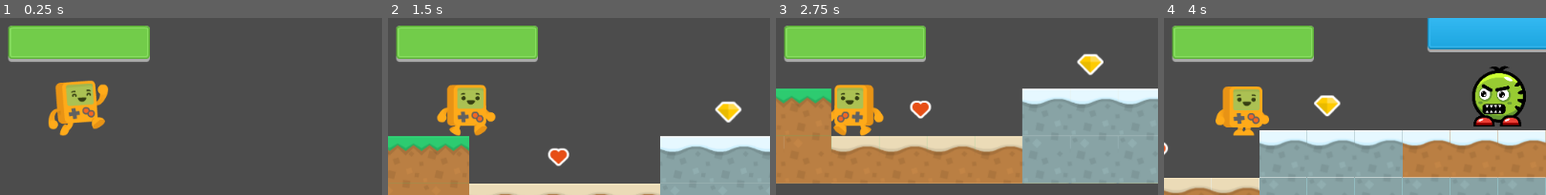
Above: before the commit, frames 1-4 (left to right).
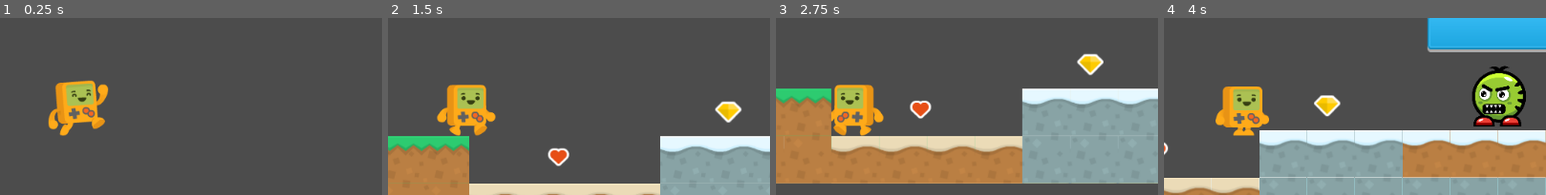
Above: after the commit, the same moments.

Repository: Boyquotes/platformer2d-sandbox
Game: Godot game, scene res://levels/DemoLevel.tscn
The game is run twice, just before and just after one commit, with the same random seed, the same clock (stepped at 60 frames per second) and the same inputs.
Inputs:
- Up to frame 1 (0.25 s): no input
- Up to frame 2 (1.5 s): hold D (move_right) from 0.53 s (still down); tap R (attack) at 0.6 s; tap Space (move_jump) at 0.77 s; tap Q (block) at 1.35 s
- Up to frame 3 (2.75 s): tap Space (move_jump) at 1.52 s; release D (move_right) at 2.03 s; hold A (move_left) from 2.03 s (still down); tap R (attack) at 2.1 s
- Up to frame 4 (4 s): release A (move_left) at 2.78 s; hold D (move_right) from 2.78 s (still down); tap Q (block) at 2.85 s; tap Space (move_jump) at 3.02, 3.77 s; tap R (attack) at 3.6 s
The pictures show only the part of the screen within x 40-90%, y 14-64%; the shares and areas given below are measured in that part.

The runs differ from the first frame. In frame 1, 7.6% of the frame differs, in the area x 2-40%, y 4-25%; in frame 2, 7.6%; in frame 3, 7.6%; in frame 4, 7.6%.

Commit message:
Moved healthbar to UI from Player

Diff:
--- a/objects/Player.tscn
+++ b/objects/Player.tscn
@@ -1,12 +1,10 @@
-[gd_scene load_steps=10 format=2]
+[gd_scene load_steps=8 format=2]
 
 [ext_resource path="res://assets/sprites/player_jump.png" type="Texture" id=1]
 [ext_resource path="res://scripts/Player.gd" type="Script" id=2]
 [ext_resource path="res://assets/sprites/player_walk1.png" type="Texture" id=3]
 [ext_resource path="res://assets/sprites/player_idle.png" type="Texture" id=4]
 [ext_resource path="res://assets/sprites/player_walk2.png" type="Texture" id=5]
-[ext_resource path="res://assets/sprites/ui_healthbar_player_full.png" type="Texture" id=7]
-[ext_resource path="res://assets/sprites/ui_healthbar_player_empty.png" type="Texture" id=8]
 
 [sub_resource type="SpriteFrames" id=1]
 animations = [ {
@@ -46,15 +44,3 @@
 enabled = true
 cast_to = Vector2( 50, 0 )
 collision_mask = 8
-
-[node name="Healthbar" type="TextureProgress" parent="."]
-margin_left = -94.4353
-margin_top = -99.7806
-margin_right = 95.5647
-margin_bottom = -50.7806
-value = 100.0
-texture_under = ExtResource( 8 )
-texture_progress = ExtResource( 7 )
-__meta__ = {
-"_edit_use_anchors_": false
-}
--- a/scripts/Player.gd
+++ b/scripts/Player.gd
@@ -16,7 +16,6 @@
 
 onready var ASprite = $AnimatedSprite
 onready var AttackRaycast = $AttackRaycast
-onready var Healthbar = $Healthbar
 
 func _physics_process(delta):
 	if Input.is_action_just_pressed("attack"):
@@ -98,4 +97,4 @@
 					target.hurt(ATTACK_STRENGTH)
 
 func update_ui():
-	Healthbar.value = health
+	get_tree().call_group('UI', 'display_health', health)
--- a/ui/UI.tscn
+++ b/ui/UI.tscn
@@ -7,6 +7,8 @@
 [node name="UI" type="Control"]
 anchor_right = 1.0
 anchor_bottom = 1.0
+size_flags_horizontal = 3
+size_flags_vertical = 3
 script = ExtResource( 3 )
 __meta__ = {
 "_edit_use_anchors_": false
